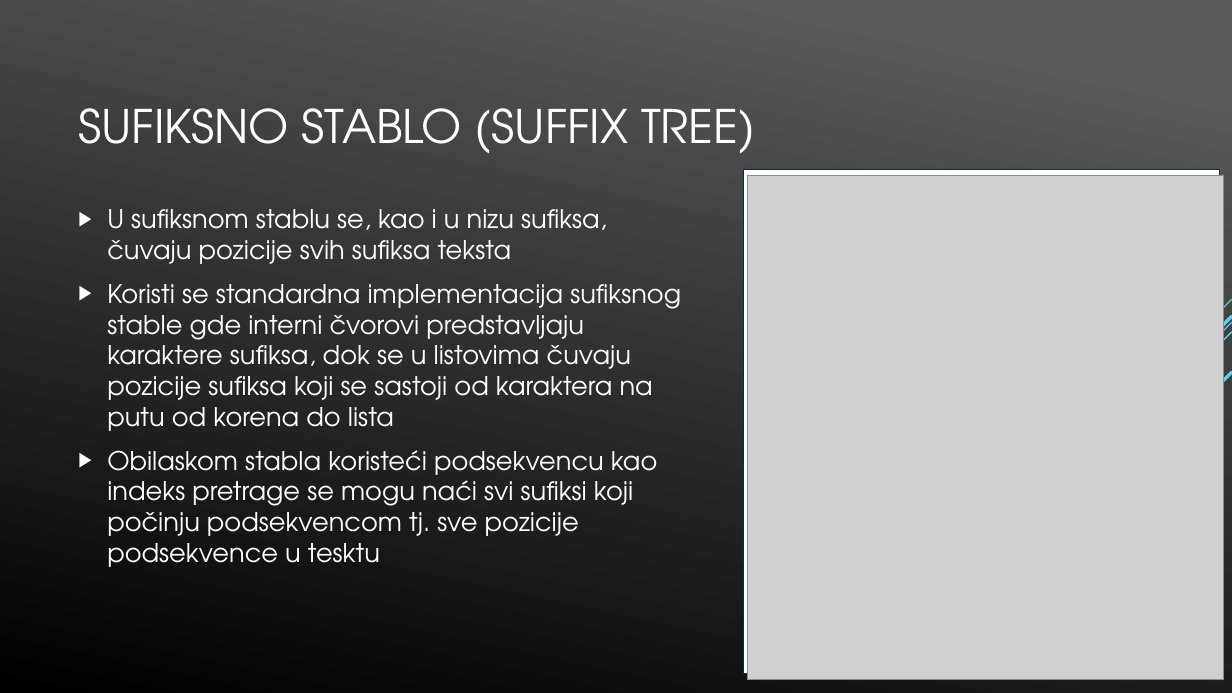
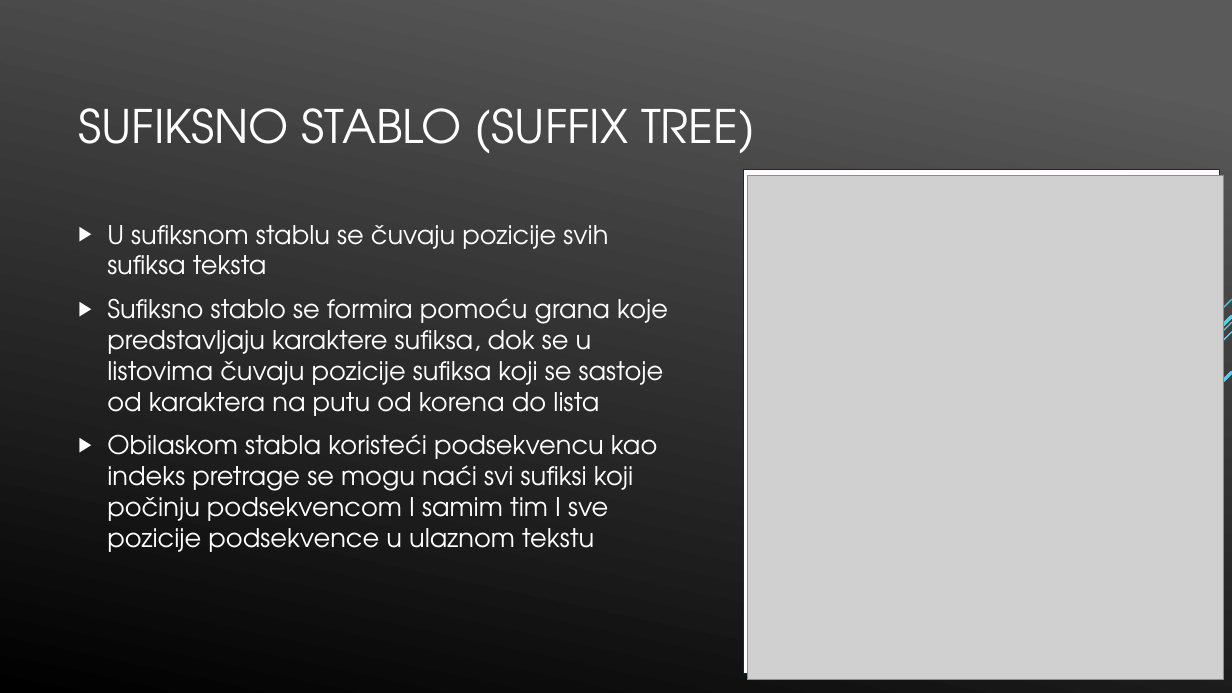
Before and after one commit to napoznata/GI_2019, a slide deck: slide 6 of Presentation/gi_presentation.pptx. Drawn at 1232x693 pixels with LibreOffice and Linux fonts; fonts in the diff are those of the drawing; grey boxes stand for pictures. Boxes give left, top, right and bottom in pixels: in the first picture for what was removed or moved away, otherwise in the second. Text is boxed around its words. In the diff, an @@ line names an element or a change of style, - is before the commit and + after.

```diff
--- a/Presentation/gi_presentation.pptx
+++ b/Presentation/gi_presentation.pptx
@@ text at [107,225,668,552]: text changed @@
-▶ U sufiksnom stablu se, kao i u nizu sufiksa, čuvaju pozicije svih sufiksa teksta
-▶ Koristi se standardna implementacija sufiksnog stable gde interni čvorovi predstavljaju karaktere sufiksa, dok se u listovima čuvaju pozicije sufiksa koji se sastoji od karaktera na putu od korena do lista
-▶ Obilaskom stabla koristeći podsekvencu kao indeks pretrage se mogu naći svi sufiksi koji počinju podsekvencom tj. sve pozicije podsekvence u tesktu
+▶ U sufiksnom stablu se čuvaju pozicije svih sufiksa teksta
+▶ Sufiksno stablo se formira pomoću grana koje predstavljaju karaktere sufiksa, dok se u listovima čuvaju pozicije sufiksa koji se sastoje od karaktera na putu od korena do lista
+▶ Obilaskom stabla koristeći podsekvencu kao indeks pretrage se mogu naći svi sufiksi koji počinju podsekvencom I samim tim I sve pozicije podsekvence u ulaznom tekstu
```
Also in this commit, not shown: 1 other slide changed.
